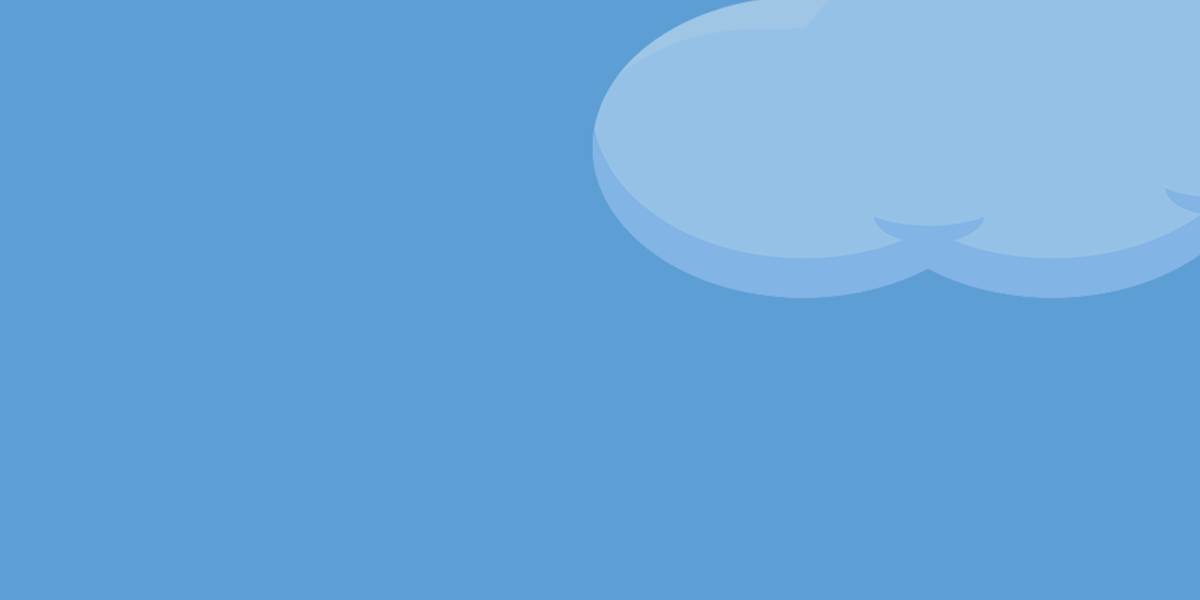
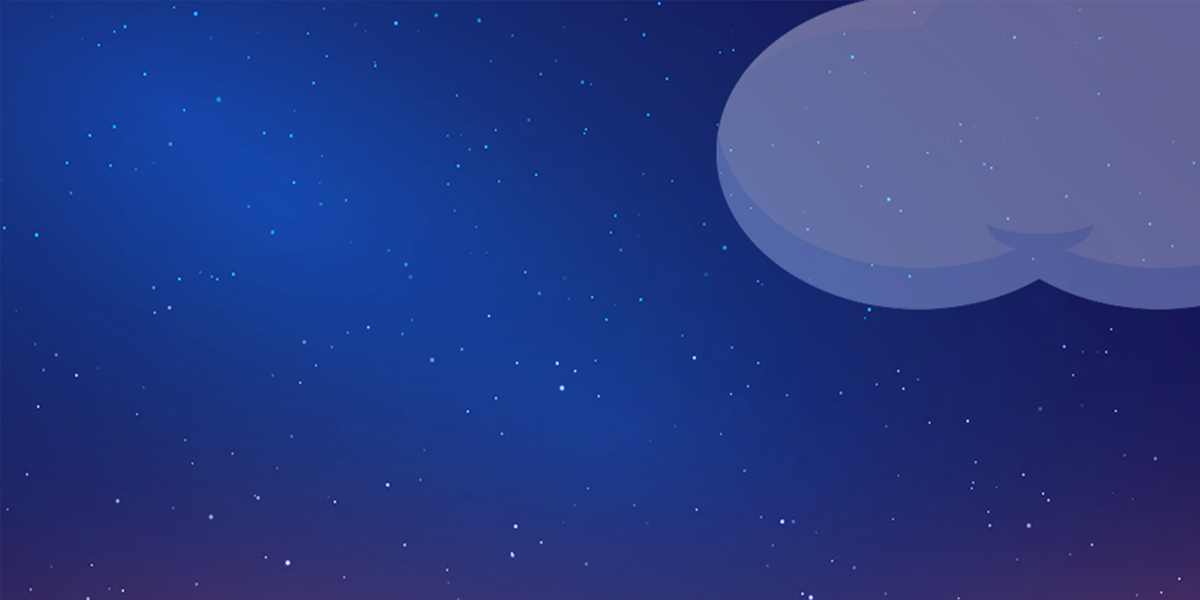
Two versions of the same layered image (1200x600). Layer-by-layer changes:
added layer "widget_bg_night_image_v2" above "widget_bg_day_image" over [0,0,1200,600]